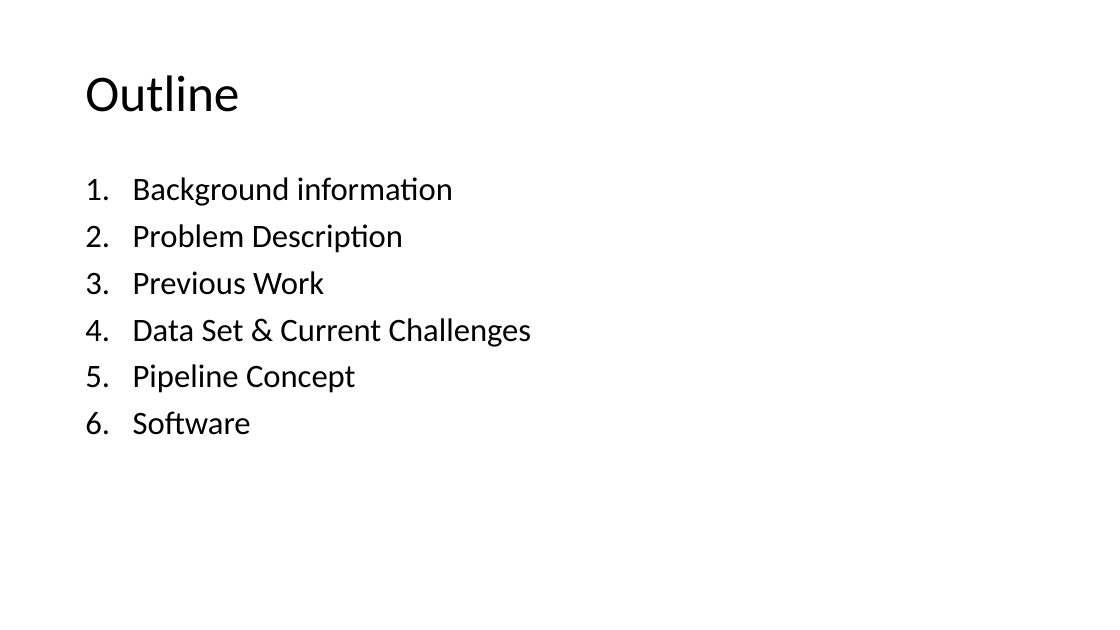
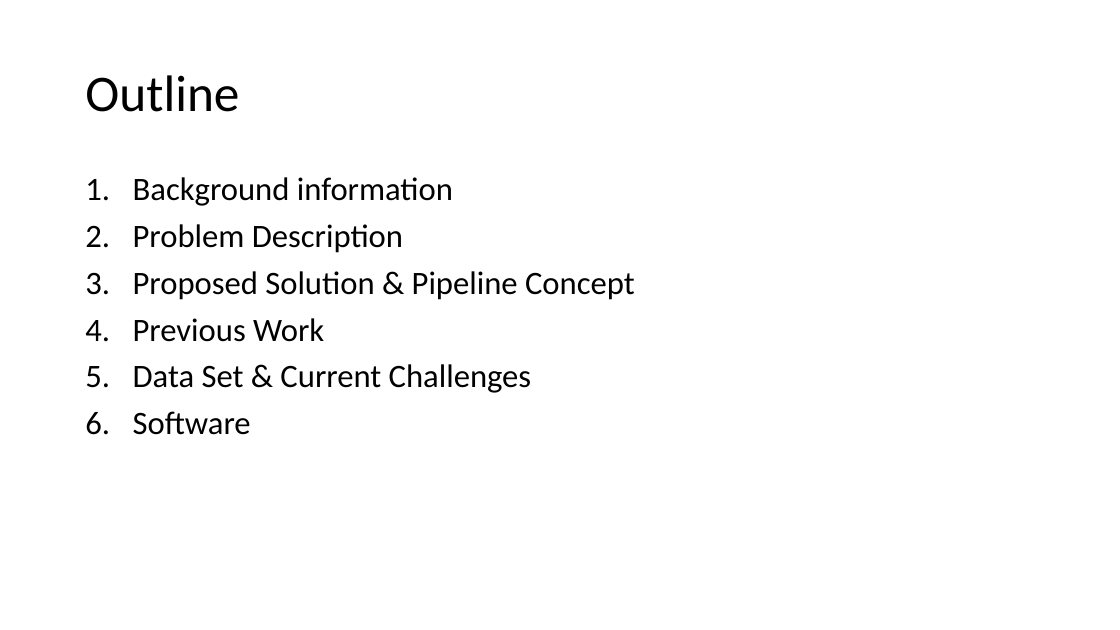
Before and after one commit to samvoisin/TDAforGesturePredictionsEMG, a slide deck: slide 2 of midway_progress/midway_pres.pptx. Drawn at 1120x630 pixels with LibreOffice and Linux fonts; fonts in the diff are those of the drawing. Boxes give left, top, right and bottom in pixels: in the first picture for what was removed or moved away, otherwise in the second. Text is boxed around its words. In the diff, an @@ line names an element or a change of style, - is before the commit and + after.

```diff
--- a/midway_progress/midway_pres.pptx
+++ b/midway_progress/midway_pres.pptx
@@ text at (x1=133, y1=271, x2=635, y2=300): paragraph added @@
+3. Proposed Solution & Pipeline Concept
@@ text at (x1=133, y1=364, x2=356, y2=393): paragraph removed @@
-5. Pipeline Concept
```
Also in this commit, not shown: 5 other slides changed, 2 slides removed, 10 other files.
